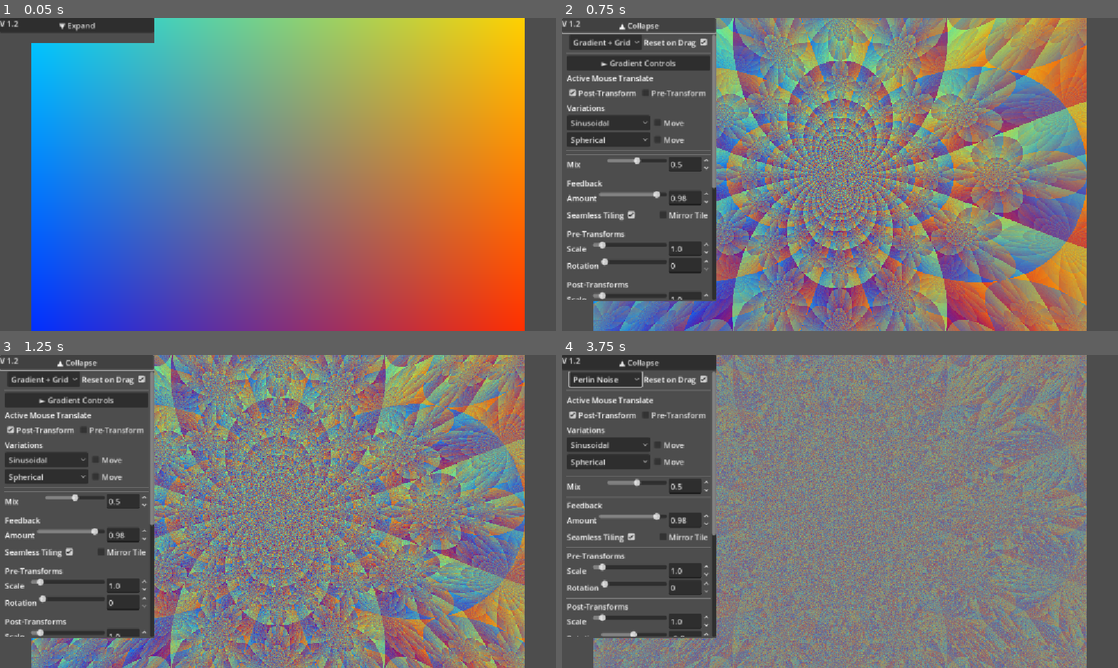
Above: before the commit, frames 1-4 (two rows, left to right).
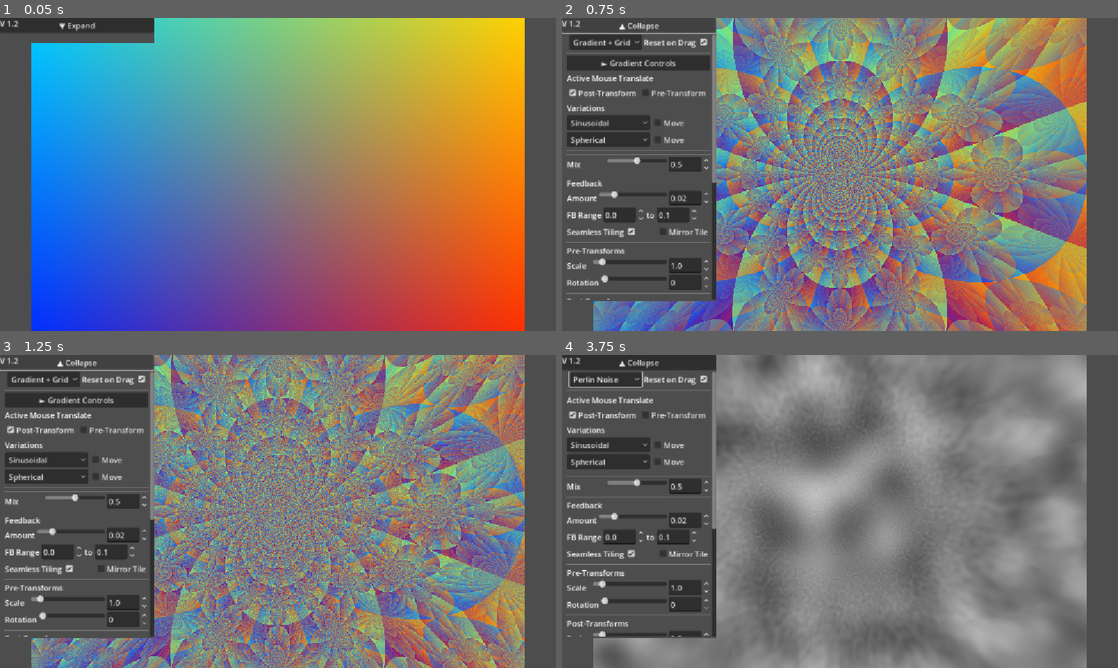
Above: after the commit, the same moments.

Repository: snicker02/Fractility
Game: Godot game, scene res://node_2d.tscn
Same seed, same stepped clock (60 frames per second), same inputs: the game is played once before the commit and once after it.
Inputs:
- Up to frame 1 (0.05 s): no input
- Up to frame 2 (0.75 s): click "▼ Expand" at 0.5 s
- Up to frame 3 (1.25 s): no input
- Up to frame 4 (3.75 s): click "▲ Collapse" at 1.25 s; click "▼ Expand" at 2 s; click "Gradient + Grid" at 2.75 s; click "Post-Transform" at 3.5 s

Frame 1 is identical in both runs. In frame 2, 2.8% of the frame differs, in the area x 0-28%, y 52-90%; in frame 3, 2.8%; in frame 4, 51%, in the area x 0-95%, y 0-100%.

Commit message:
Add files via upload

Diff:
--- a/VariationManager.gd
+++ b/VariationManager.gd
@@ -11,6 +11,17 @@
 	"L-tromino":        { "id": 19, "controls": null,       "category": "Rep-Tile" },
 	"Custom 2x2 Tile":  { "id": 20, "controls": "custom_2x2", "category": "Rep-Tile" },
 	"Sphinx":           { "id": 21, "controls": null, "category": "Rep-Tile" },
+	"T-tetromino":      { "id": 22, "controls": null, "category": "Rep-Tile" },
+	"Sierpinski Carpet":{ "id": 23, "controls": null, "category": "Rep-Tile" },
+	"Gosper Island":    { "id": 24, "controls": null, "category": "Rep-Tile" },
+	"Carpet (Corners)":  { "id": 25, "controls": null,       "category": "Rep-Tile" },
+	"Carpet (Cross)":    { "id": 26, "controls": null,       "category": "Rep-Tile" },
+	"Pentagonal Tile":   { "id": 27, "controls": null,       "category": "Rep-Tile" },
+	"Diagonal Carpet":   { "id": 28, "controls": null,       "category": "Rep-Tile" },
+	"Penrose Star":      { "id": 29, "controls": null,       "category": "Rep-Tile" },
+	"Hex Tile":          { "id": 30, "controls": null,       "category": "Rep-Tile" },
+	"Twindragon Tile":   { "id": 31, "controls": null,       "category": "Rep-Tile" },
+
 	# Add other true rep-tiles here later
 
 	# Other Variations (Sorted Alphabetically)
--- a/fractal_feedback.gdshader
+++ b/fractal_feedback.gdshader
@@ -134,6 +134,18 @@
 float rand(vec2 co){
     return fract(sin(dot(co, vec2(12.9898, 78.233))) * 43758.5453);
 }
+
+
+
+// --- ADD THIS HELPER FUNCTION ---
+// Skews square coordinates into hexagonal-style coordinates
+vec2 to_hex_grid(vec2 p) {
+	// Constants for hexagonal grid math
+	float SQRT_3 = 1.7320508;
+	vec2 p_skew = mat2(vec2(1.0, 0.0), vec2(0.5, SQRT_3 / 2.0)) * p;
+	return p_skew;
+}
+
 float get_cell_value(vec2 p, vec2 offset) {
     // A simple hash to get a pseudo-random value for a cell
     p += offset;
@@ -433,6 +445,258 @@
 	}
 	// --- END SPHINX ---
 
+	// --- ADD T-TETROMINO (Mode 22) ---
+	else if (mode == 22) { // T-tetromino
+		vec2 p = uv * 2.0; // Scale up to [-1, 1]
+
+		// Define a 90-degree rotation matrix
+		mat2 R90 = mat2(vec2(0.0, 1.0), vec2(-1.0, 0.0));
+
+		// The T-tetromino also divides the space into 4 quadrants
+		if (p.x >= 0.0 && p.y >= 0.0) { // Top-Right
+			p = R90 * p + vec2(0.0, 1.0);
+		} else if (p.x < 0.0 && p.y >= 0.0) { // Top-Left
+			p = R90 * p + vec2(0.0, -1.0);
+		} else if (p.x < 0.0 && p.y < 0.0) { // Bottom-Left
+			p = -p; // Rotate 180 degrees
+		} else { // Bottom-Right
+			p = p + vec2(-1.0, 1.0);
+		}
+
+		return p / 2.0; // Scale back down
+	}
+	// --- END T-TETROMINO ---
+
+	// --- ADD SIERPINSKI CARPET (Mode 23) ---
+	// --- ADD SIERPINSKI CARPET (Mode 23) ---
+	else if (mode == 23) { // Sierpinski Carpet
+		// Map uv from [-0.5, 0.5] to [0, 3]
+		vec2 p = (uv + 0.5) * 3.0;
+
+		// Find the grid cell index (0, 1, or 2)
+		vec2 i = floor(p);
+
+		// Check if we are in the center square (1, 1)
+		if (i.x == 1.0 && i.y == 1.0) {
+			// In the center square, return the original coordinate.
+			// This "hole" will not iterate/zoom, causing it to fade out.
+			return uv;
+		}
+
+		// Not in the center. Get the position within the sub-square [0, 1]
+		vec2 f = fract(p);
+
+		// Map the position back to the [-0.5, 0.5] range
+		return f - 0.5;
+	}
+	// --- END SIERPINSKI CARPET ---
+
+	// --- ADD GOSPER ISLAND (Mode 24) ---
+	else if (mode == 24) { // Gosper Island
+		// This logic is based on 7 tiles (1 center, 6 surrounding)
+		// It's easier to work in a [0, 1] space
+		vec2 p = uv + 0.5; // Map from [-0.5, 0.5] to [0, 1]
+
+		// Use a scaling factor (sqrt(7))
+		float GOSPER_SCALE = 2.64575; // sqrt(7)
+		// Rotation matrix for 60 degrees
+		mat2 R60 = mat2(vec2(0.5, 0.866025), vec2(-0.866025, 0.5));
+
+		vec2 p_hex = to_hex_grid(p); // Skew coordinates
+		vec2 p_scaled = p_hex * GOSPER_SCALE;
+		vec2 f = fract(p_scaled);
+		vec2 i = floor(p_scaled);
+
+		// Map from hex grid index back to square grid index
+		vec2 i_sq = vec2(i.x - floor(i.y / 2.0), i.y);
+
+		int tile_index = int(mod(i_sq.x + i_sq.y * 2.0, 7.0));
+
+		vec2 c_offset = vec2(0.0, 0.0); // Center offset
+
+		if (tile_index == 1) { c_offset = vec2(1.0, 0.0); }
+		else if (tile_index == 2) { c_offset = vec2(0.0, 1.0); }
+		else if (tile_index == 3) { c_offset = vec2(-1.0, 1.0); }
+		else if (tile_index == 4) { c_offset = vec2(-1.0, 0.0); }
+		else if (tile_index == 5) { c_offset = vec2(0.0, -1.0); }
+		else if (tile_index == 6) { c_offset = vec2(1.0, -1.0); }
+		// tile_index == 0 is the center, no offset
+
+		// Un-skew the fractional part
+		vec2 f_unskew = mat2(vec2(1.0, 0.0), vec2(-0.5 / 0.866025, 1.0 / 0.866025)) * f;
+
+		// Apply transform: rotate based on tile, add offset, scale down
+		vec2 result = (R60 * f_unskew) + c_offset;
+		result = result / GOSPER_SCALE;
+
+		// Map back to [-0.5, 0.5]
+		return result - 0.5;
+	}
+	// --- END GOSPER ISLAND ---
+	// --- ADD CARPET (CORNERS) (Mode 25) ---
+	else if (mode == 25) { // Sierpinski Carpet (Corners)
+		// Map uv from [-0.5, 0.5] to [0, 3]
+		vec2 p = (uv + 0.5) * 3.0;
+		vec2 i = floor(p);
+
+		// Keep only if BOTH i.x and i.y are 0 or 2 (the four corners)
+		if ( (i.x == 0.0 || i.x == 2.0) && (i.y == 0.0 || i.y == 2.0) ) {
+			return fract(p) - 0.5; // Map [0, 1] back to [-0.5, 0.5]
+		}
+		return uv; // In hole, return original
+	}
+	// --- ADD CARPET (CROSS) (Mode 26) ---
+	else if (mode == 26) { // Sierpinski Carpet (Cross)
+		// Map uv from [-0.5, 0.5] to [0, 3]
+		vec2 p = (uv + 0.5) * 3.0;
+		vec2 i = floor(p);
+
+		// Keep if i.x OR i.y is 1 (center column or center row)
+		if (i.x == 1.0 || i.y == 1.0) {
+			return fract(p) - 0.5; // Map [0, 1] back to [-0.5, 0.5]
+		}
+		return uv; // In hole (corners), return original
+	}
+	// --- END CARPET (CROSS) ---
+
+	// --- ADD PENTAGONAL TILE (Mode 27) ---
+	else if (mode == 27) { // 5-Point / Pentagonal Tile
+		vec2 p = uv; // Input is in [-0.5, 0.5]
+
+		// We'll use a fixed scale, the Golden Ratio is great for 5-fold symmetry
+		float scale = 1.618034;
+
+		// Define 5 points (vertices of a pentagon)
+		// We scale them down by 0.5 to fit nicely in the [-0.5, 0.5] space
+		vec2 c1 = vec2( 0.0,  0.5);
+		vec2 c2 = vec2( 0.4755,  0.1545);
+		vec2 c3 = vec2( 0.2939, -0.4045);
+		vec2 c4 = vec2(-0.2939, -0.4045);
+		vec2 c5 = vec2(-0.4755,  0.1545);
+
+		// Find the closest center point
+		float d1 = distance(p, c1);
+		float d2 = distance(p, c2);
+		float d3 = distance(p, c3);
+		float d4 = distance(p, c4);
+		float d5 = distance(p, c5);
+
+		vec2 closest_center = c1;
+		float min_dist = d1;
+
+		if (d2 < min_dist) { min_dist = d2; closest_center = c2; }
+		if (d3 < min_dist) { min_dist = d3; closest_center = c3; }
+		if (d4 < min_dist) { min_dist = d4; closest_center = c4; }
+		if (d5 < min_dist) { closest_center = c5; }
+
+		// Map the point: Scale it towards the closest center
+		p = closest_center + (p - closest_center) / scale;
+
+		return p;
+	}
+	// --- END PENTAGONAL TILE ---
+
+	else if (mode == 28) { // Diagonal Carpet (Center + 4 Corners)
+		// Map uv from [-0.5, 0.5] to [0, 3]
+		vec2 p = (uv + 0.5) * 3.0;
+		vec2 i = floor(p);
+
+		// Check if we are in an edge square (i.x == 1 AND i.y != 1) OR (i.y == 1 AND i.x != 1)
+		if ( (i.x == 1.0 && i.y != 1.0) || (i.y == 1.0 && i.x != 1.0) ) {
+			return uv; // In hole, return original
+		}
+
+		// Otherwise, we are in a corner or the center, so apply the transform
+		return fract(p) - 0.5; // Map [0, 1] back to [-0.5, 0.5]
+	}
+	// --- END DIAGONAL CARPET ---
+
+	// --- ADD PENROSE STAR (Mode 29) ---
+	else if (mode == 29) { // 5-Point / Penrose Star
+		vec2 p = uv;
+
+		// Use a different scale from Pentagonal Tile
+		float scale = 1.8; // Pentagonal was 1.618, let's try this
+
+		// Define 5 points (vertices of a pentagon)
+		vec2 c1 = vec2( 0.0,  0.5);
+		vec2 c2 = vec2( 0.4755,  0.1545);
+		vec2 c3 = vec2( 0.2939, -0.4045);
+		vec2 c4 = vec2(-0.2939, -0.4045);
+		vec2 c5 = vec2(-0.4755,  0.1545);
+
+		// Find the closest center point
+		float d1 = distance(p, c1);
+		float d2 = distance(p, c2);
+		float d3 = distance(p, c3);
+		float d4 = distance(p, c4);
+		float d5 = distance(p, c5);
+
+		vec2 closest_center = c1;
+		float min_dist = d1;
+
+		if (d2 < min_dist) { min_dist = d2; closest_center = c2; }
+		if (d3 < min_dist) { min_dist = d3; closest_center = c3; }
+		if (d4 < min_dist) { min_dist = d4; closest_center = c4; }
+		if (d5 < min_dist) { closest_center = c5; }
+
+		// Map the point: Scale it towards the closest center
+		p = closest_center + (p - closest_center) / scale;
+
+		return p;
+	}
+	// --- END PENROSE STAR ---
+
+	else if (mode == 30) { // Hex Tile
+		// This logic is based on 7 tiles (1 center, 6 surrounding)
+		// We use a scale factor of 3 for this tiling.
+		float SCALE = 3.0;
+
+		vec2 p = to_hex_grid(uv); // Skew coordinates
+		p *= SCALE;
+
+		vec2 f = fract(p); // Fractional part
+		vec2 i = floor(p); // Integer part
+
+		// Map from hex grid index back to square grid index
+		vec2 i_sq = vec2(i.x - floor(i.y / 2.0), i.y);
+
+		// Check if we are in the center tile (index 0)
+		int tile_index = int(mod(i_sq.x + i_sq.y * 2.0, 7.0));
+
+		if (tile_index == 0) {
+			// Center tile: just scale
+			return uv * SCALE;
+		}
+
+		// Not in the center. Un-skew the fractional part.
+		vec2 f_unskew = mat2(vec2(1.0, 0.0), vec2(-0.5 / 0.866025, 1.0 / 0.866025)) * f;
+
+		// Map back to [-0.5, 0.5]
+		return f_unskew - 0.5;
+	}
+	// --- END HEX TILE ---
+
+	// --- ADD TWINDRAGON (Mode 31) ---
+	else if (mode == 31) { // Twindragon Tile
+		vec2 p = uv * 2.0; // Scale up to [-1, 1]
+
+		// 90-degree rotation matrix
+		mat2 R90 = mat2(vec2(0.0, 1.0), vec2(-1.0, 0.0));
+
+		// The Twindragon is two tiles (one rotated) mapped to quadrants
+		if (p.x < 0.0) {
+			// Left side (TL & BL quadrants) -> Rotated tile
+			p = R90 * p + vec2(0.0, 1.0);
+		} else {
+			// Right side (TR & BR quadrants) -> Base tile
+			p = p + vec2(-1.0, 0.0);
+		}
+
+		return p / 2.0; // Scale back down
+	}
+	// --- END TWINDRAGON ---
+
     return uv;
 }
 vec2 random(vec2 st) {
@@ -548,7 +812,7 @@
 		// Mix the transformed frame with the previous frame
 		vec4 transformed_color = texture(previous_frame, final_uv);
 		vec4 original_color = texture(previous_frame, UV);
-		final_color = mix(transformed_color, original_color, feedback_amount);
+		final_color = mix(original_color, transformed_color, feedback_amount);
 	}
 
 	COLOR = final_color;
--- a/main_controller.gd
+++ b/main_controller.gd
@@ -18,6 +18,8 @@
 var start_pattern_mode: int = 0
 var variation_mix: float = 0.5
 var feedback_amount: float = 0.98
+var feedback_min: float
+var feedback_max: float
 var seamless_tiling: bool = true
 var reset_on_drag_enabled: bool = true
 var show_start_grid: bool = false
@@ -148,11 +150,26 @@
 # --- Private Variables ---
 var time: float = 0.0
 var is_a_source = true
-var ui_instance: Node # Assuming UIController type if you have one
+var ui_instance: UIController # Specify the class_name
 var post_process_material: ShaderMaterial
 var _preset_json_to_save: String
 
 var version_label: Label
+
+func _set_platform_feedback_defaults() -> void:
+	if OS.has_feature("web"):
+		# Tighter range for web/mobile
+		feedback_min = 0.0
+		feedback_max = 0.02
+		feedback_amount = 0.01
+	else:
+		# Wider range for desktop
+		feedback_min = 0.0
+		feedback_max = 0.1
+	# Also reset the main feedback value to a safe default
+		feedback_amount = 0.02
+
+
 
 func _ready() -> void:
 	# NOTE: update_mode for SaveViewport must be set to 'Always' in the Inspector
@@ -160,6 +177,8 @@
 
 	file_dialog.access = FileDialog.ACCESS_FILESYSTEM
 	file_dialog.current_dir = OS.get_system_dir(OS.SystemDir.SYSTEM_DIR_PICTURES)
+
+	_set_platform_feedback_defaults()
 
 	var feedback_material = ShaderMaterial.new()
 	feedback_material.shader = load("res://fractal_feedback.gdshader")
@@ -171,7 +190,7 @@
 	final_output.material = post_process_material
 
 	if ui_scene:
-		ui_instance = ui_scene.instantiate() # Cast later if needed
+		ui_instance = ui_scene.instantiate() as UIController
 		add_child(ui_instance)
 		# --- Set Version Label ---
 		version_label = ui_instance.get_node_or_null("%Version number") # Find it again here
@@ -190,7 +209,11 @@
 		ui_instance.variation_mix_changed.connect(func(value): variation_mix = value)
 
 		# Start Pattern & Feedback
-		ui_instance.start_pattern_changed.connect(func(index): start_pattern_mode = index)
+		ui_instance.start_pattern_changed.connect(func(index):
+			start_pattern_mode = index
+			print("DEBUG: Start Pattern Mode changed to: ", start_pattern_mode)
+			reseed_pattern() # <-- This line MUST be INSIDE the connect
+		)
 		ui_instance.show_grid_toggled.connect(func(is_on): show_start_grid = is_on)
 		ui_instance.show_circles_toggled.connect(func(is_on): show_circles = is_on)
 		ui_instance.circle_count_changed.connect(func(value): circle_count = value)
@@ -201,6 +224,14 @@
 		ui_instance.grad_col_bl_changed.connect(func(color): grad_col_bl = color)
 		ui_instance.grad_col_br_changed.connect(func(color): grad_col_br = color)
 		ui_instance.feedback_amount_changed.connect(func(value): feedback_amount = value)
+		ui_instance.feedback_range_min_changed.connect(func(value):
+			feedback_min = value
+			_update_feedback_ranges_in_ui()
+		)
+		ui_instance.feedback_range_max_changed.connect(func(value):
+			feedback_max = value
+			_update_feedback_ranges_in_ui()
+		)
 
 		# Transforms & Tiling
 		ui_instance.pre_scale_changed.connect(func(value): pre_scale = value)
@@ -428,6 +459,28 @@
 	if is_instance_valid(ui_instance):
 		ui_instance.visible = not ui_instance.visible
 
+
+func _update_feedback_ranges_in_ui():
+	if is_instance_valid(ui_instance):
+		# 1. Set the new min/max ranges on the slider and spinbox
+		ui_instance.feedback_amount_slider.min_value = feedback_min
+		ui_instance.feedback_amount_spinbox.min_value = feedback_min
+		ui_instance.feedback_amount_slider.max_value = feedback_max
+		ui_instance.feedback_amount_spinbox.max_value = feedback_max
+
+		# 2. Clamp the current feedback_amount variable to the new range
+		var clamped_value = clamp(feedback_amount, feedback_min, feedback_max)
+
+		# 3. Check if the value actually needs to be changed
+		if not is_equal_approx(feedback_amount, clamped_value):
+			feedback_amount = clamped_value # Update the main variable
+
+		# 4. Force the UI to update to the new clamped value
+		# We use set_value_no_signal() to prevent a signal feedback loop
+		ui_instance.feedback_amount_slider.set_value_no_signal(feedback_amount)
+		ui_instance.feedback_amount_spinbox.set_value_no_signal(feedback_amount)
+
+
 func reset_visuals() -> void:
 	variation_mode_a = 0 # Reset to Sinusoidal ID
 	variation_mode_b = 1 # Reset to Spherical ID
@@ -437,6 +490,7 @@
 	seamless_tiling = true
 	mirror_tiling = false
 	reset_on_drag_enabled = true
+	_set_platform_feedback_defaults()
 	show_start_grid = false; show_circles = true
 	circle_count = 4.0; circle_radius = 0.2; circle_softness = 0.05
 	grad_col_tl = Color.CYAN; grad_col_tr = Color.YELLOW; grad_col_bl = Color.BLUE; grad_col_br = Color.RED
@@ -493,7 +547,7 @@
 			"var_a_id": variation_mode_a, # Pass ID
 			"var_b_id": variation_mode_b, # Pass ID
 			"start_pattern": start_pattern_mode,
-			"var_mix": variation_mix, "feedback": feedback_amount, "tiling": seamless_tiling,"mirror_tiling": mirror_tiling,
+			"var_mix": variation_mix, "feedback": feedback_amount, "feedback_min": feedback_min, "feedback_max": feedback_max, "tiling": seamless_tiling,"mirror_tiling": mirror_tiling,
 			"reset_on_drag": reset_on_drag_enabled, "show_grid": show_start_grid, "show_circles": show_circles,
 			"pre_scale": pre_scale, "pre_rot": pre_rotation, "post_scale": post_scale, "post_rot": post_rotation,
 			"brightness": brightness, "contrast": contrast, "saturation": saturation,
@@ -1036,6 +1090,8 @@
 		"start_pattern_mode": start_pattern_mode,
 		"variation_mix": variation_mix,
 		"feedback_amount": feedback_amount,
+		"feedback_min": feedback_min,
+		"feedback_max": feedback_max,
 		"seamless_tiling": seamless_tiling,
 		"mirror_tiling": mirror_tiling,
 		"reset_on_drag_enabled": reset_on_drag_enabled,
@@ -1158,11 +1214,8 @@
 	print("ApplyPreset: After UI Update.")
 	print("  - Values: pre=%s, post=%s, a=%s, b=%s" % [pre_translate, post_translate, translate_a, translate_b])
 
-	# 3. Set state from data AGAIN
-	_set_state_from_preset_data(data)
-	print("ApplyPreset: After 2nd SetState.")
-	print("  - Values: pre=%s, post=%s, a=%s, b=%s" % [pre_translate, post_translate, translate_a, translate_b])
-
+
+	# 3. No need to re-apply ranges, update_ui_from_state handled it.
 	# 4. Reseed
 	reseed_pattern()
 	print("Preset applied successfully. Final values:")
@@ -1226,11 +1279,22 @@
 # Read and print the preset's version (use 0.0 if not found)
 	var preset_version = data.get("version", 0.0)
 	print("  SetState: Preset was created with version: ", preset_version)
+	_set_platform_feedback_defaults()
 	# --- Main Controls ---
 	variation_mode_a = data.get("variation_mode_a_id", 0) # Load ID
 	variation_mode_b = data.get("variation_mode_b_id", 1) # Load ID
 	start_pattern_mode = data.get("start_pattern_mode", 0)
 	variation_mix = data.get("variation_mix", 0.5)
+# --- Now, override defaults if they exist in the preset ---
+	# 1. Load the range from preset, or use platform default if not present
+	feedback_min = data.get("feedback_min", feedback_min)
+	feedback_max = data.get("feedback_max", feedback_max)
+
+	# 2. Load the amount, or use platform default if not present
+	var loaded_feedback_amount = data.get("feedback_amount", feedback_amount)
+
+	# 3. Clamp the loaded amount to the (now-final) range
+	feedback_amount = clamp(loaded_feedback_amount, feedback_min, feedback_max)
 	feedback_amount = data.get("feedback_amount", 0.98)
 	seamless_tiling = data.get("seamless_tiling", true)
 	mirror_tiling = data.get("mirror_tiling", false)
--- a/ui_controller.gd
+++ b/ui_controller.gd
@@ -7,6 +7,8 @@
 signal start_pattern_changed(index: int)
 signal variation_mix_changed(value: float)
 signal feedback_amount_changed(value: float)
+signal feedback_range_min_changed(value: float)
+signal feedback_range_max_changed(value: float)
 signal seamless_tiling_changed(is_on: bool)
 signal reset_on_drag_changed(is_on: bool)
 signal show_grid_toggled(is_on: bool)
@@ -228,6 +230,8 @@
 @onready var var_mix_spinbox: SpinBox = %VarMixSpinBox
 @onready var feedback_amount_slider: HSlider = %FeedbackAmountSlider
 @onready var feedback_amount_spinbox: SpinBox = %FeedbackAmountSpinBox
+@onready var feedback_range_min_spinbox: SpinBox = %FeedbackRangeMinSpinBox
+@onready var feedback_range_max_spinbox: SpinBox = %FeedbackRangeMaxSpinBox
 @onready var pre_scale_slider: HSlider = %PreScaleSlider
 @onready var pre_scale_spinbox: SpinBox = %PreScaleSpinBox
 @onready var pre_rotation_slider: HSlider = %PreRotationSlider
@@ -433,6 +437,10 @@
 	var_mix_slider.value_changed.connect(variation_mix_changed.emit)
 	var_mix_spinbox.value_changed.connect(_on_varmixslider_value_changed)
 	feedback_amount_slider.value_changed.connect(feedback_amount_changed.emit)
+	feedback_amount_slider.value_changed.connect(_on_feedbackamountslider_value_changed)
+	feedback_amount_spinbox.value_changed.connect(_on_feedbackamountslider_value_changed)
+	feedback_range_min_spinbox.value_changed.connect(feedback_range_min_changed.emit)
+	feedback_range_max_spinbox.value_changed.connect(feedback_range_max_changed.emit)
 	pre_scale_slider.value_changed.connect(pre_scale_changed.emit)
 	pre_rotation_slider.value_changed.connect(pre_rotation_changed.emit)
 	post_scale_slider.value_changed.connect(post_scale_changed.emit)
@@ -562,6 +570,8 @@
 	# --- Configure Controls ---
 	configure_control_pair(var_mix_slider, var_mix_spinbox, 0.0, 1.0, 0.01)
 	configure_control_pair(feedback_amount_slider, feedback_amount_spinbox, 0.8, 1.0, 0.001)
+	feedback_range_min_spinbox.min_value = -0.02; feedback_range_min_spinbox.max_value = 0.2; feedback_range_min_spinbox.step = 0.001
+	feedback_range_max_spinbox.min_value = 0.0; feedback_range_max_spinbox.max_value = 0.2; feedback_range_max_spinbox.step = 0.001
 	configure_control_pair(pre_scale_slider, pre_scale_spinbox, 0.1, 10.0, 0.01)
 	configure_control_pair(post_scale_slider, post_scale_spinbox, 0.1, 10.0, 0.01)
 	configure_control_pair(post_rotation_slider, post_rotation_spinbox, -PI, PI, 0.01)
@@ -731,6 +741,26 @@
 				break
 	if not found_b and var_b_dropdown.item_count > 0: var_b_dropdown.select(1 if var_b_dropdown.item_count > 1 else 0) # Fallback
 
+	# --- Update Feedback Controls ---
+	# Get min/max values from the dictionary first
+	var fb_min = initial_values.get("feedback_min", 0.8)
+	var fb_max = initial_values.get("feedback_max", 1.0)
+
+	# 1. Set the ranges for the MAIN slider/spinbox
+	feedback_amount_slider.min_value = fb_min
+	feedback_amount_spinbox.min_value = fb_min
+	feedback_amount_slider.max_value = fb_max
+	feedback_amount_spinbox.max_value = fb_max
+
+	# 2. Set the VALUE of the main slider/spinbox
+	feedback_amount_slider.value = initial_values.get("feedback", 0.98)
+
+	# 3. Set the VALUE of the RANGE spinboxes
+	feedback_range_min_spinbox.value = fb_min
+	feedback_range_max_spinbox.value = fb_max
+	# --- End Update ---
+
+
 
 	# --- Initialize Other Controls ---
 	start_pattern_dropdown.select(initial_values.get("start_pattern", 0))
--- a/ui_scene.tscn
+++ b/ui_scene.tscn
@@ -1698,6 +1698,26 @@
 unique_name_in_owner = true
 layout_mode = 2
 
+[node name="FeedbackRangeContainer" type="HBoxContainer" parent="RootVBox/ScrollContainer/MarginContainer/MainContainer"]
+unique_name_in_owner = true
+layout_mode = 2
+
+[node name="Feedback Range" type="Label" parent="RootVBox/ScrollContainer/MarginContainer/MainContainer/FeedbackRangeContainer"]
+layout_mode = 2
+text = "FB Range"
+
+[node name="FeedbackRangeMinSpinBox" type="SpinBox" parent="RootVBox/ScrollContainer/MarginContainer/MainContainer/FeedbackRangeContainer"]
+unique_name_in_owner = true
+layout_mode = 2
+
+[node name="Feedback to" type="Label" parent="RootVBox/ScrollContainer/MarginContainer/MainContainer/FeedbackRangeContainer"]
+layout_mode = 2
+text = "to"
+
+[node name="FeedbackRangeMaxSpinBox" type="SpinBox" parent="RootVBox/ScrollContainer/MarginContainer/MainContainer/FeedbackRangeContainer"]
+unique_name_in_owner = true
+layout_mode = 2
+
 [node name="HBoxContainer3" type="HBoxContainer" parent="RootVBox/ScrollContainer/MarginContainer/MainContainer"]
 layout_mode = 2
 
Not shown, changed: export_presets.cfg
